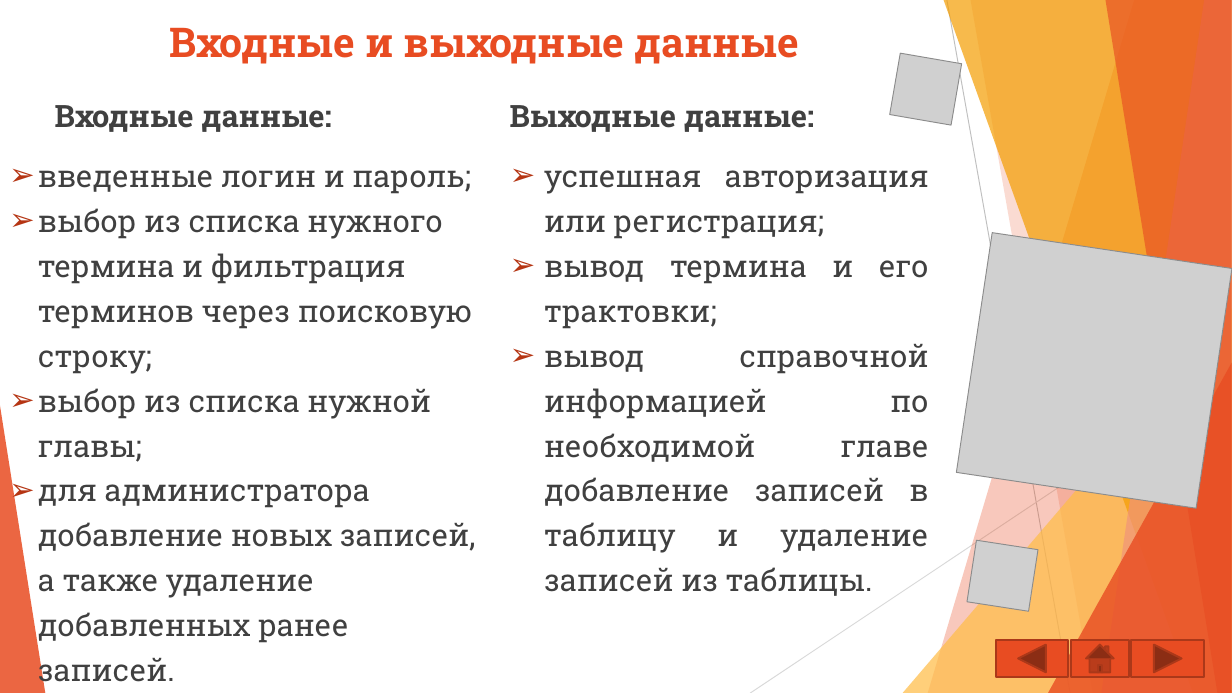
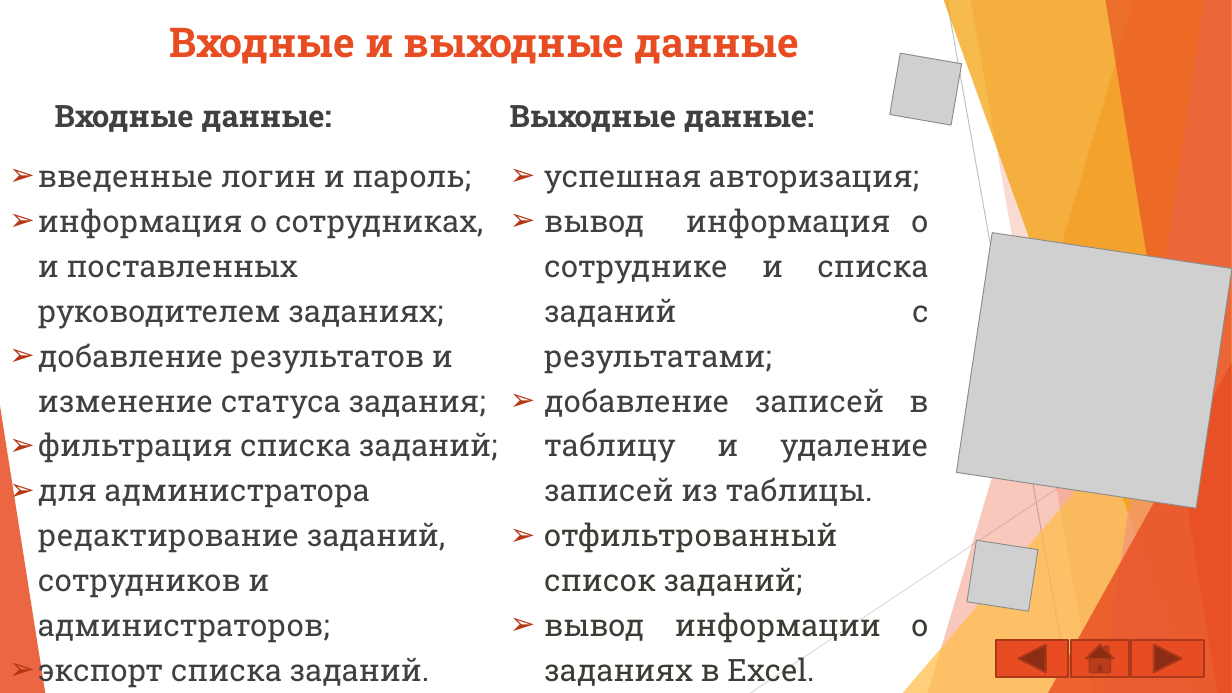
Before and after one commit to Cookie37r/kyrsach, a slide deck: slide 4 of Курсовой Кучеровский/Курсовой проект TaskMaster.pptx. Drawn at 1232x693 pixels with LibreOffice and Linux fonts; fonts in the diff are those of the drawing; grey boxes stand for pictures. Boxes give left, top, right and bottom in pixels: in the first picture for what was removed or moved away, otherwise in the second. Text is boxed around its words. In the diff, an @@ line names an element or a change of style, - is before the commit and + after.

Commit message:
ппп
ппп

```diff
--- a/Курсовой Кучеровский/Курсовой проект TaskMaster.pptx
+++ b/Курсовой Кучеровский/Курсовой проект TaskMaster.pptx
@@ text at box(544, 170, 929, 686): text changed @@
-➢ успешная авторизация или регистрация;
-➢ вывод термина и его трактовки;
-➢ вывод справочной информацией по необходимой главе добавление записей в таблицу и удаление записей из таблицы.
+➢ успешная авторизация;
+➢ вывод информация о сотруднике и списка заданий с результатами;
+➢ добавление записей в таблицу и удаление записей из таблицы.
+➢ отфильтрованный список заданий;
+➢ вывод информации о заданиях в Excel.
@@ text at box(38, 208, 498, 689): text changed @@
-➢ выбор из списка нужного термина и фильтрация терминов через поисковую строку;
-➢ выбор из списка нужной главы;
-➢ для администратора добавление новых записей, а также удаление добавленных ранее записей.
+➢ информация о сотрудниках, и поставленных руководителем заданиях;
+➢ добавление результатов и изменение статуса задания;
+➢ фильтрация списка заданий;
+➢ для администратора редактирование заданий, сотрудников и администраторов;
+➢ экспорт списка заданий.
```
